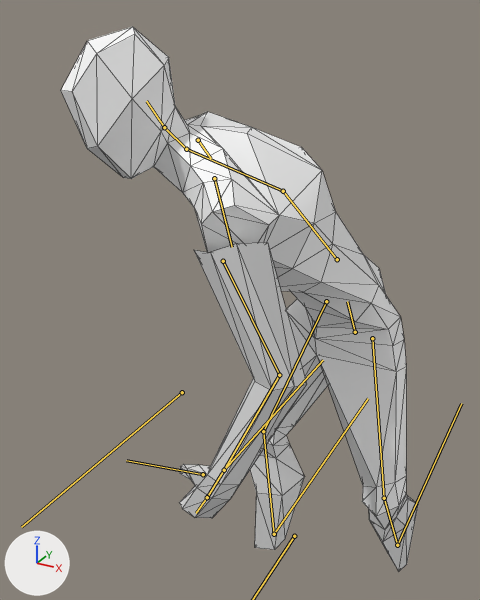
The glTF model Models/Enemys/Type1/enemyType1.glb, before and after one commit.
One viewpoint serves both versions: a 50 mm lens placed at (1.19, -3.63, 1.41), pointed at (-0.56, -0.46, -0.17). Arrows for +X, +Y and +Z are at lower left; the lights stay in place. Both versions are drawn at frame 16 of the action 'Walk'; the numbers are the values there. The bones that bend it are drawn over the model as lines. Mesh edges are drawn as thin lines.
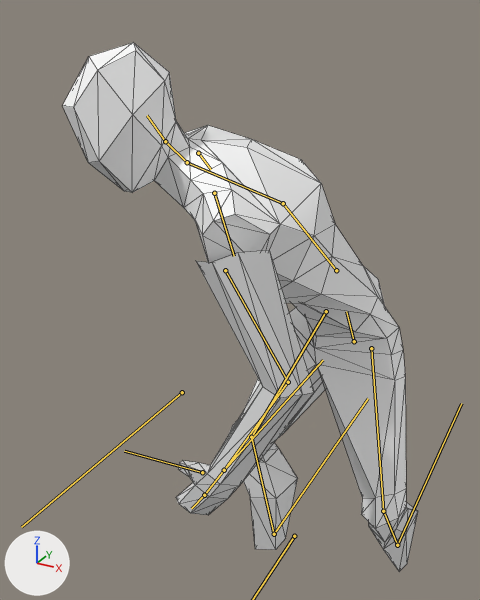
Location of each change, [x1, y1, x2, y2] in pixels of the pictures (480 x 600 px):
'Cube.001', posed: before [61, 27, 418, 571]; after [62, 42, 418, 571]
'Cube', posed (8% wider): before [179, 243, 307, 518]; after [176, 250, 314, 515]
bone 'Bone', root to tip: before (355, 332) to (347, 301); after (354, 341) to (346, 311)
bone 'Bone.007.L', root to tip: before (214, 178) to (232, 247); after (214, 193) to (234, 256)
bone 'Bone.009.L', root to tip: before (223, 261) to (279, 375); after (225, 270) to (288, 382)
bone 'Bone.010.L', root to tip: before (279, 375) to (224, 470); after (288, 382) to (224, 470)
bone 'Bone.005.L', root to tip: before (372, 338) to (384, 498); after (371, 348) to (383, 511)
bone 'Bone.006.L', root to tip: before (384, 498) to (397, 545); after (383, 511) to (397, 545)
bone 'Bone.005.R', root to tip: before (326, 301) to (263, 431); after (326, 311) to (251, 437)
bone 'Bone.006.R', root to tip: before (263, 431) to (274, 534); after (251, 437) to (274, 534)

The change, as a diff of the scene's bpy script:
```diff
--- a/Models/Enemys/Type1/enemyType1.glb.py
+++ b/Models/Enemys/Type1/enemyType1.glb.py
@@ bone_bone @@
 bone_bone = bpy.data.objects['Armature'].pose.bones['Bone']
-bone_bone.location = (-0.015, -0.182, -0.048)
+bone_bone.location = (-0.015, -0.251, -0.045)
@@ bone_bone_007_l @@
 bone_bone_007_l = bpy.data.objects['Armature'].pose.bones['Bone.007.L']  # child of 'Bone.001'
-bone_bone_007_l.rotation_quaternion = (0.996, 0.005, -0.039, 0.081)  # degrees (0, -4, 9)
+bone_bone_007_l.rotation_quaternion = (0.993, -0.032, -0.036, 0.104)  # degrees (-4, -4, 12)
@@ bone_bone_009_l @@
 bone_bone_009_l = bpy.data.objects['Armature'].pose.bones['Bone.009.L']  # child of 'Bone.007.L'
-bone_bone_009_l.rotation_quaternion = (0.978, 0.12, 0.065, -0.159)  # degrees (12, 9, -17)
+bone_bone_009_l.rotation_quaternion = (0.971, 0.127, 0.081, -0.186)  # degrees (13, 12, -20)
@@ bone_bone_010_l @@
 bone_bone_010_l = bpy.data.objects['Armature'].pose.bones['Bone.010.L']  # child of 'Bone.009.L'
-bone_bone_010_l.rotation_quaternion = (0.949, 0.296, 0.013, 0.107)  # degrees (34, -2, 12)
+bone_bone_010_l.rotation_quaternion = (0.928, 0.357, 0.02, 0.107)  # degrees (42, -2, 12)
@@ bone_bone_005_l @@
 bone_bone_005_l = bpy.data.objects['Armature'].pose.bones['Bone.005.L']  # child of 'Bone'
-bone_bone_005_l.rotation_quaternion = (-0.793, -0.023, 0.484, -0.368)  # degrees (-31, -52, 65)
+bone_bone_005_l.rotation_quaternion = (-0.78, -0.018, 0.48, -0.401)  # degrees (-33, -50, 70)
@@ bone_bone_006_l @@
 bone_bone_006_l = bpy.data.objects['Armature'].pose.bones['Bone.006.L']  # child of 'Bone.005.L'
-bone_bone_006_l.rotation_quaternion = (0.896, -0.204, 0.006, -0.394)  # degrees (-22, -9, -46)
+bone_bone_006_l.rotation_quaternion = (0.86, -0.239, 0.009, -0.45)  # degrees (-25, -12, -53)
@@ bone_bone_005_r @@
 bone_bone_005_r = bpy.data.objects['Armature'].pose.bones['Bone.005.R']  # child of 'Bone'
-bone_bone_005_r.rotation_quaternion = (-0.889, -0.189, -0.076, 0.411)  # degrees (17, 17, -47)
+bone_bone_005_r.rotation_quaternion = (-0.863, -0.206, -0.077, 0.455)  # degrees (18, 19, -53)
@@ bone_bone_006_r @@
 bone_bone_006_r = bpy.data.objects['Armature'].pose.bones['Bone.006.R']  # child of 'Bone.005.R'
-bone_bone_006_r.rotation_quaternion = (0.946, -0.117, -0.001, 0.303)  # degrees (-13, 4, 35)
+bone_bone_006_r.rotation_quaternion = (0.908, -0.158, -0.003, 0.388)  # degrees (-17, 7, 45)
```
